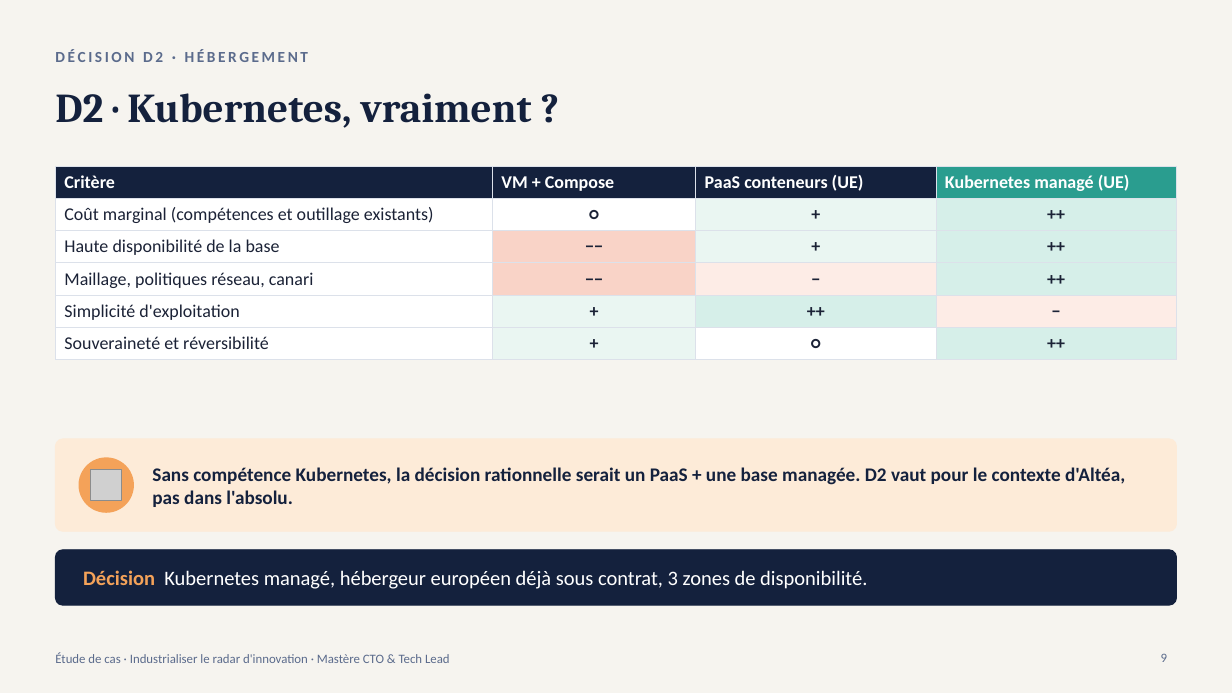
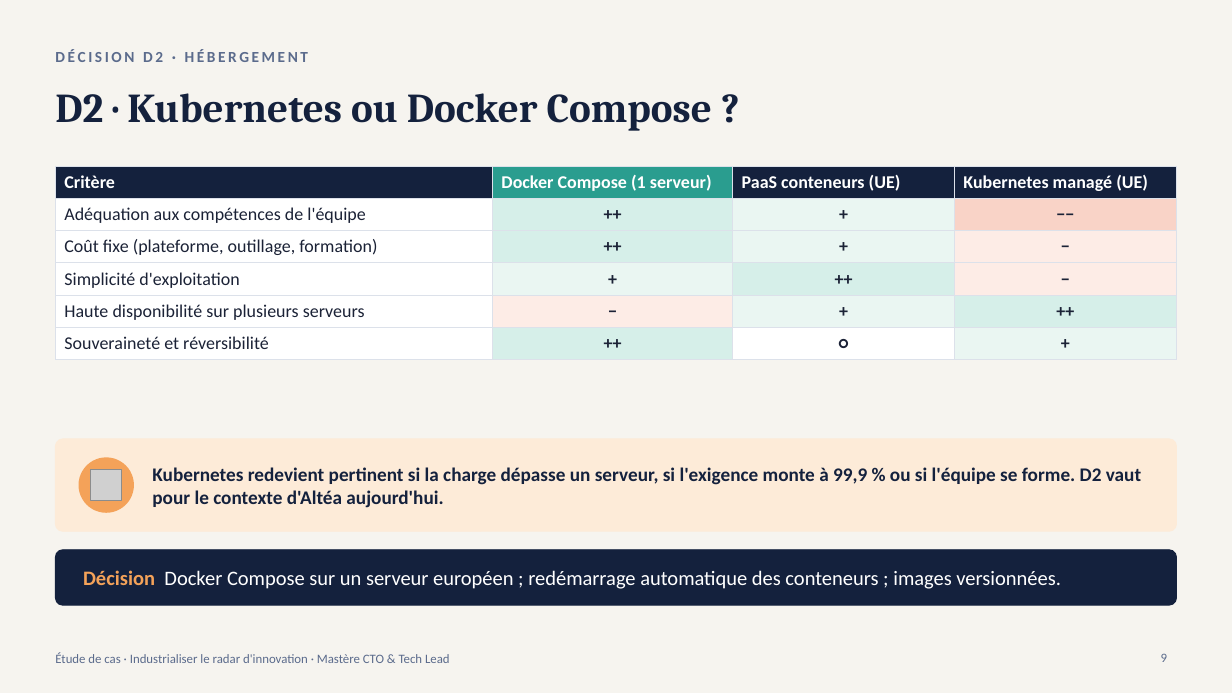
Before and after one commit to nderhore/radar-veille-ia-kubernetes, a slide deck: slide 9 of 03_slides-etude-de-cas.pptx. Drawn at 1232x693 pixels with LibreOffice and Linux fonts; fonts in the diff are those of the drawing; grey boxes stand for pictures. Boxes give left, top, right and bottom in pixels: in the first picture for what was removed or moved away, otherwise in the second. Text is boxed around its words. In the diff, an @@ line names an element or a change of style, - is before the commit and + after.

Commit message:
docs: adapte l'étude de cas, les diapositives et les runbooks à docker compose

```diff
--- a/03_slides-etude-de-cas.pptx
+++ b/03_slides-etude-de-cas.pptx
@@ title at (x1=55, y1=93, x2=712, y2=131): text changed @@
-D2 · Kubernetes, vraiment ?
+D2 · Kubernetes ou Docker Compose ?
@@ table at (x1=55, y1=166, x2=1177, y2=353) @@
-row 1: Critère | VM + Compose | PaaS conteneurs (UE) | Kubernetes managé (UE)
-row 2: Coût marginal (compétences et outillage existants) | ○ | + | ++
-row 3: Haute disponibilité de la base | −− | + | ++
-row 4: Maillage, politiques réseau, canari | −− | − | ++
+row 1: Critère | Docker Compose (1 serveur) | PaaS conteneurs (UE) | Kubernetes managé (UE)
+row 2: Adéquation aux compétences de l'équipe | ++ | + | −−
+row 3: Coût fixe (plateforme, outillage, formation) | ++ | + | −
-row 6: Souveraineté et réversibilité | + | ○ | ++
+row 5: Haute disponibilité sur plusieurs serveurs | − | + | ++
+row 6: Souveraineté et réversibilité | ++ | ○ | +
@@ fill #14213D to #2A9D8F in row 1, column 2 @@
@@ fill #2A9D8F to #14213D in row 1, column 4 @@
@@ fill #FFFFFF to #D6EFE9 in row 2, column 2 @@
@@ fill #D6EFE9 to #F9D3C7 in row 2, column 4 @@
@@ fill #F9D3C7 to #D6EFE9 in row 3, column 2 @@
@@ fill #D6EFE9 to #FDECE6 in 2 cells @@
@@ fill #F9D3C7 to #EAF6F2 in row 4, column 2 @@
@@ fill #FDECE6 to #D6EFE9 in 2 cells @@
@@ fill #EAF6F2 to #FDECE6 in row 5, column 2 @@
@@ fill #D6EFE9 to #EAF6F2 in 2 cells @@
@@ fill #EAF6F2 to #D6EFE9 in row 6, column 2 @@
@@ text at (x1=152, y1=467, x2=1141, y2=508): text changed @@
-Sans compétence Kubernetes, la décision rationnelle serait un PaaS + une base managée. D2 vaut pour le contexte d'Altéa, pas dans l'absolu.
+Kubernetes redevient pertinent si la charge dépasse un serveur, si l'exigence monte à 99,9 % ou si l'équipe se forme. D2 vaut pour le contexte d'Altéa aujourd'hui.
@@ text at (x1=83, y1=570, x2=1060, y2=589): text changed @@
-Décision Kubernetes managé, hébergeur européen déjà sous contrat, 3 zones de disponibilité.
+Décision Docker Compose sur un serveur européen ; redémarrage automatique des conteneurs ; images versionnées.
```
Also in this commit, not shown: 13 other slides changed, 7 slides added, 8 slides removed, 5 other files.
